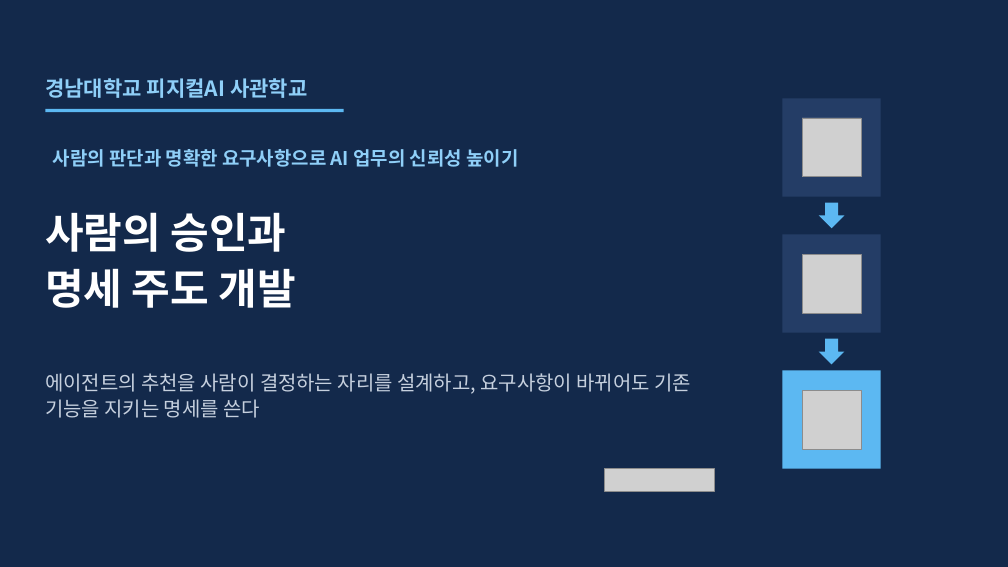
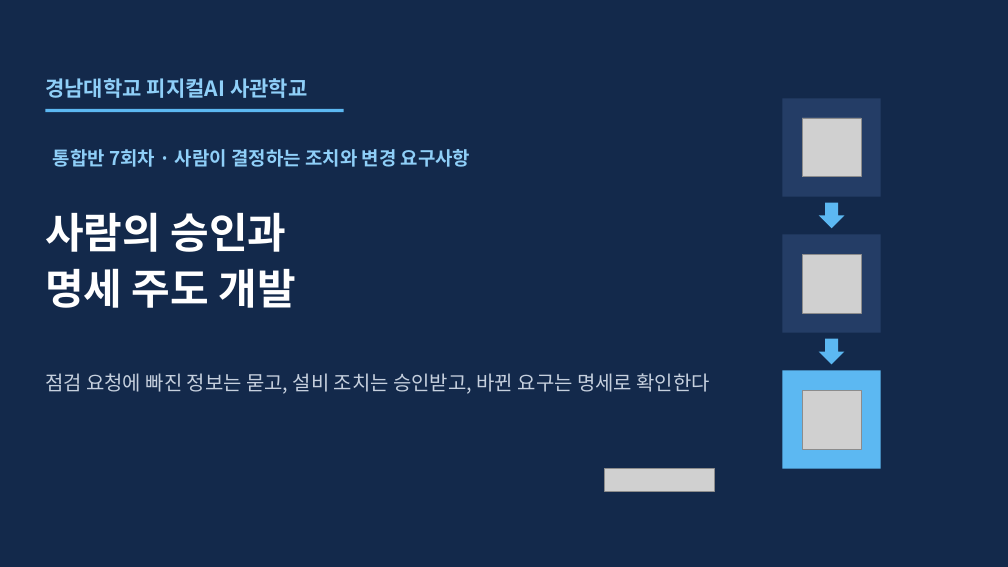
Before and after one commit to uengine-oss/hyd-iot-edu, a slide deck: slide 1 of workspace/강의제작/산출물/통합반/이론/07회차/통합반_07일차.pptx. Drawn at 1008x567 pixels with LibreOffice and Linux fonts; fonts in the diff are those of the drawing; grey boxes stand for pictures. Boxes give left, top, right and bottom in pixels: in the first picture for what was removed or moved away, otherwise in the second. Text is boxed around its words. In the diff, an @@ line names an element or a change of style, - is before the commit and + after.

Commit message:
통합반 7회차 1~13장의 승인·질문·종료 분기를 개편하고 시험 낭독과 공식 렌더 대기를 기록

```diff
--- a/workspace/강의제작/산출물/통합반/이론/07회차/통합반_07일차.pptx
+++ b/workspace/강의제작/산출물/통합반/이론/07회차/통합반_07일차.pptx
@@ text at [53, 149, 471, 167]: text changed @@
-사람의 판단과 명확한 요구사항으로 AI 업무의 신뢰성 높이기
+통합반 7회차 · 사람이 결정하는 조치와 변경 요구사항
@@ text at [45, 373, 710, 394]: text changed @@
-에이전트의 추천을 사람이 결정하는 자리를 설계하고, 요구사항이 바뀌어도 기존 기능을 지키는 명세를 쓴다
+점검 요청에 빠진 정보는 묻고, 설비 조치는 승인받고, 바뀐 요구는 명세로 확인한다
```
Also in this commit, not shown: 12 other slides changed, 29 other files.
